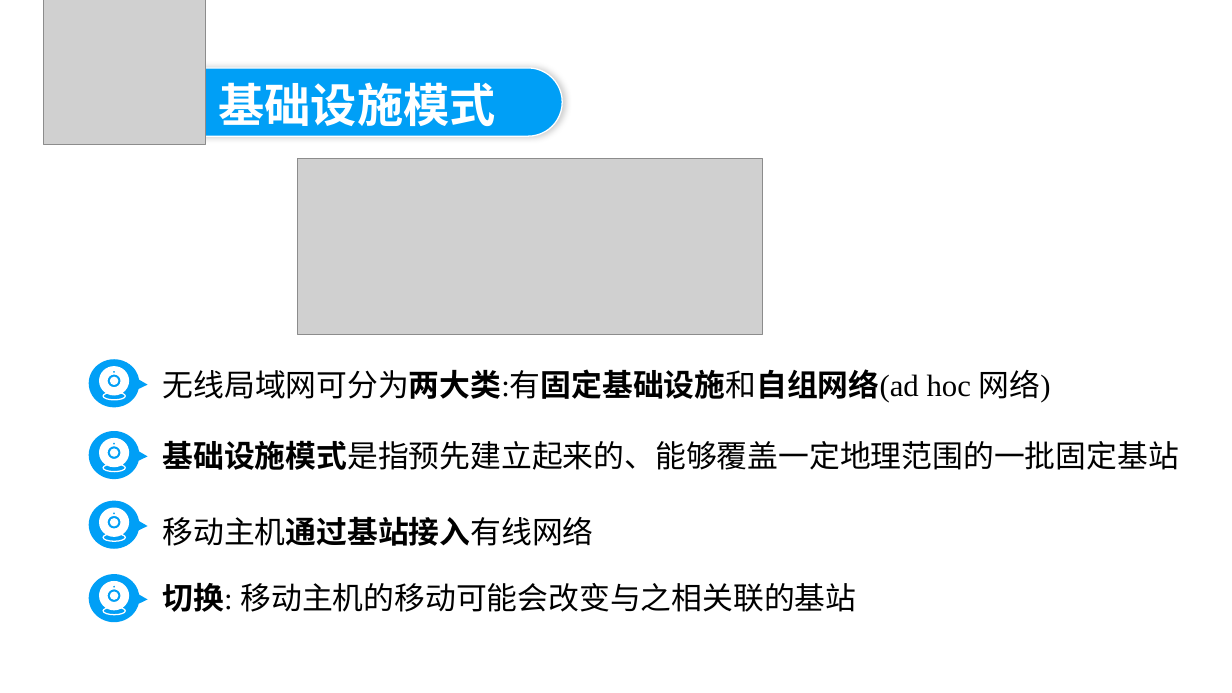
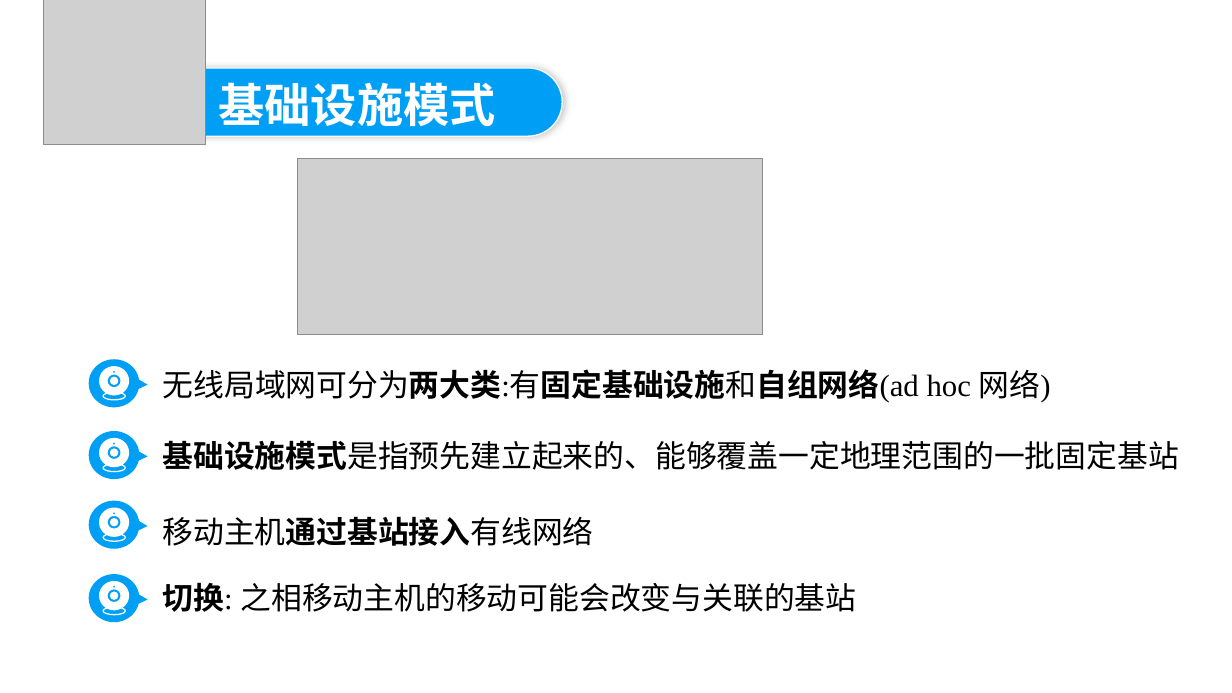
Before and after one commit to AmiyaSX/CS-COURSE-REFERENCE, a slide deck: slide 11 of Network/第7章 无线网络和移动网络（完整版）.pptx. Drawn at 1232x693 pixels with LibreOffice and Linux fonts; fonts in the diff are those of the drawing; grey boxes stand for pictures; background and template pictures are left out. Boxes give left, top, right and bottom in pixels: in the first picture for what was removed or moved away, otherwise in the second. Text is boxed around its words. In the diff, an @@ line names an element or a change of style, - is before the commit and + after.

```diff
--- a/Network/第7章 无线网络和移动网络（完整版）.pptx
+++ b/Network/第7章 无线网络和移动网络（完整版）.pptx
@@ text at (163,583,856,612): text changed @@
-切换: 移动主机的移动可能会改变与之相关联的基站
+切换: 之相移动主机的移动可能会改变与关联的基站
```
Also in this commit, not shown: 11 other slides changed, 14 other files.
